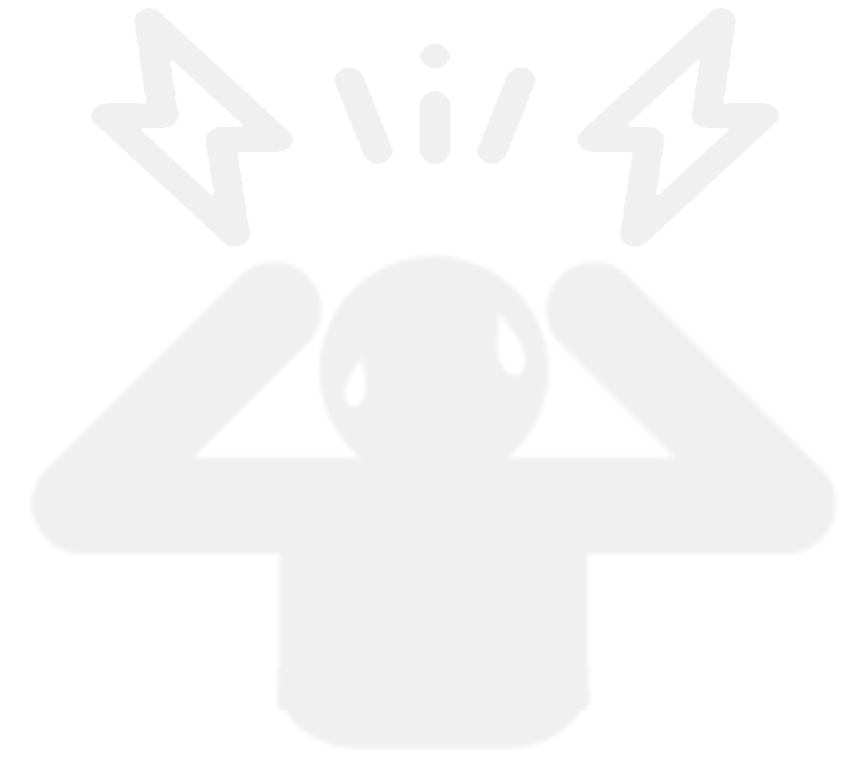
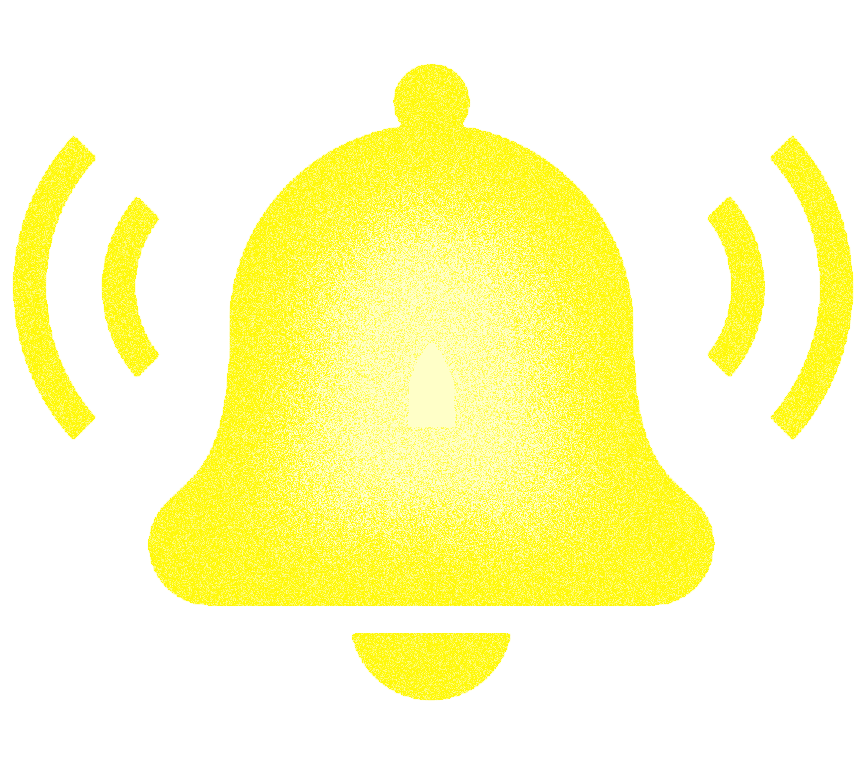
Revision of a layered 868x765 image; what changed, layer by layer:
showed group "Keep out" (3 layers) over (x1=12, y1=62, x2=854, y2=750)
added layer "Layer 4" in group "Keep out" over (x1=12, y1=63, x2=854, y2=701)
hid group "Stressed" (1 layers) over (x1=30, y1=8, x2=838, y2=750)
